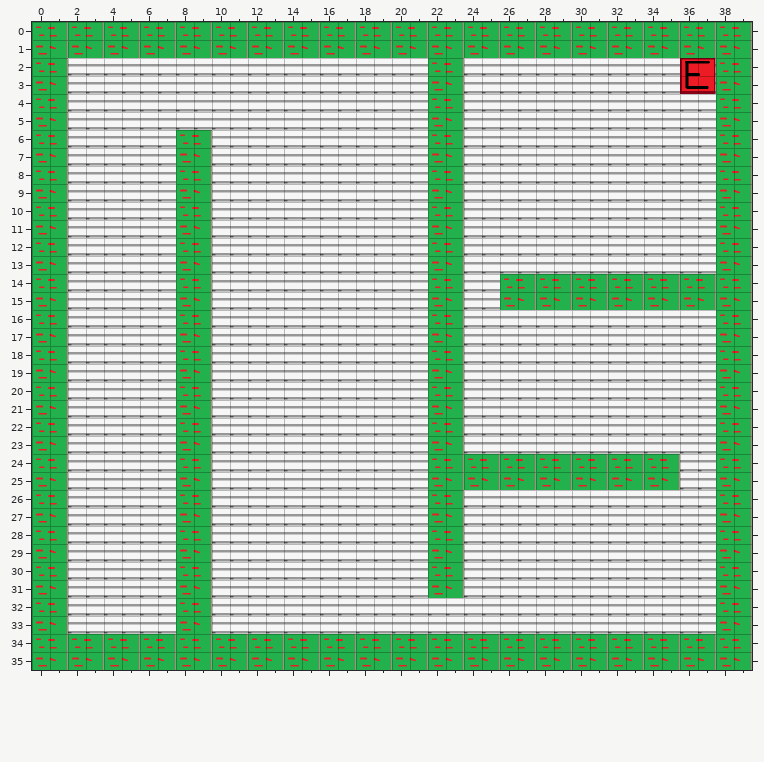
One commit to this Tiled map: maps/2.tmx. Above is the file before it was changed.
Cells are 32x32 px. Shown: x 0..39, y 0..35.
After the commit:
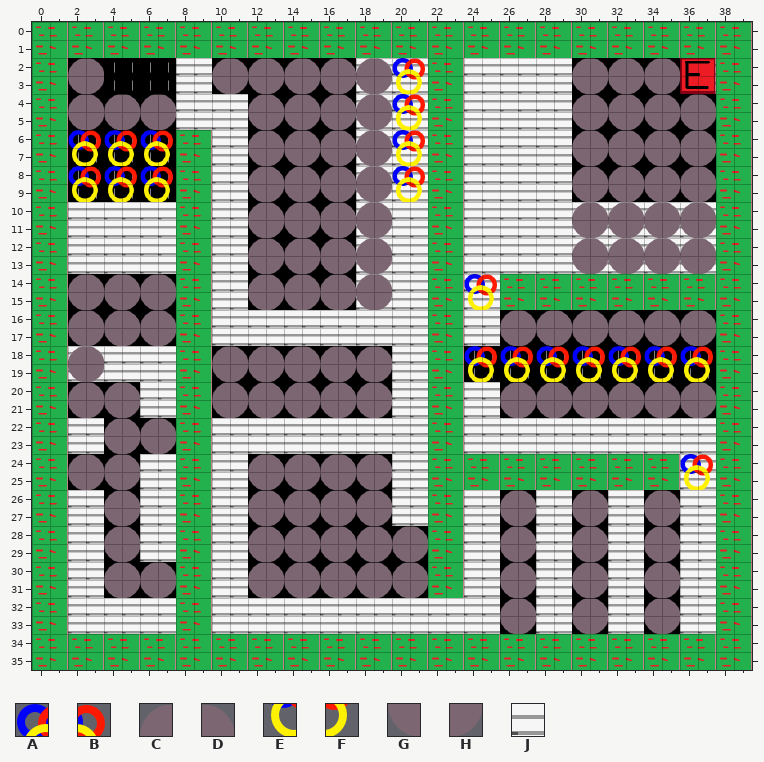
Key: from "objects": A 4, B 5, C 6, D 7, E 13, F 14, G 15, H 16; from "omnom": J 61.
_ is an empty cell, . an unchanged one.
Tiles of an added or newly shown layer are drawn over the layers below it.
From old to new:
--- layer "edible floor"
@@ x 2..37 @@
- 2 JJJJJJ..JJJJJJJJ............JJJJJJ..
- 3 JJJJJJ..JJJJJJJJ............JJJJJJ..
- 4 JJJJJJ....JJJJJJ............JJJJJJJJ
- 5 JJJJJJ....JJJJJJ............JJJJJJJJ
- 6 JJJJJJ....JJJJJJ............JJJJJJJJ
- 7 JJJJJJ....JJJJJJ............JJJJJJJJ
- 8 JJJJJJ....JJJJJJ............JJJJJJJJ
- 9 JJJJJJ....JJJJJJ............JJJJJJJJ
-10 ..........JJJJJJ....................
-11 ..........JJJJJJ....................
-12 ..........JJJJJJ....................
-13 ..........JJJJJJ....................
-14 JJJJJJ....JJJJJJ....................
-15 JJJJJJ....JJJJJJ....................
-16 JJJJJJ..................JJJJJJJJJJJJ
-17 JJJJJJ..................JJJJJJJJJJJJ
-18 ........JJJJJJJJJJ....JJJJJJJJJJJJJJ
-19 ........JJJJJJJJJJ....JJJJJJJJJJJJJJ
-20 JJJJ....JJJJJJJJJJ......JJJJJJJJJJJJ
-21 JJJJ....JJJJJJJJJJ......JJJJJJJJJJJJ
-22 ..JJJJ..............................
-23 ..JJJJ..............................
-24 JJJJ......JJJJJJJJ..................
-25 JJJJ......JJJJJJJJ..................
-26 ..JJ......JJJJJJJJ......JJ..JJ..JJ..
-27 ..JJ......JJJJJJJJ......JJ..JJ..JJ..
-28 ..JJ......JJJJJJJJJJ....JJ..JJ..JJ..
-29 ..JJ......JJJJJJJJJJ....JJ..JJ..JJ..
-30 ..JJJJ....JJJJJJJJJJ....JJ..JJ..JJ..
-31 ..JJJJ....JJJJJJJJJJ....JJ..JJ..JJ..
-32 ........................JJ..JJ..JJ..
-33 ........................JJ..JJ..JJ..
+ 2 ______..________............______..
+ 3 ______..________............______..
+ 4 ______....______............________
+ 5 ______....______............________
+ 6 ______....______............________
+ 7 ______....______............________
+ 8 ______....______............________
+ 9 ______....______............________
+10 ..........______....................
+11 ..........______....................
+12 ..........______....................
+13 ..........______....................
+14 ______....______....................
+15 ______....______....................
+16 ______..................____________
+17 ______..................____________
+18 ........__________....______________
+19 ........__________....______________
+20 ____....__________......____________
+21 ____....__________......____________
+22 ..____..............................
+23 ..____..............................
+24 ____......________..................
+25 ____......________..................
+26 ..__......________......__..__..__..
+27 ..__......________......__..__..__..
+28 ..__......__________....__..__..__..
+29 ..__......__________....__..__..__..
+30 ..____....__________....__..__..__..
+31 ..____....__________....__..__..__..
+32 ........................__..__..__..
+33 ........................__..__..__..
--- layer "items" (added)
@@ x 2..37 @@
- 2 __......____________........______..
- 3 __......____________........______..
- 4 ______....__________........________
- 5 ______....__________........________
- 6 ______....__________........________
- 7 ______....__________........________
- 8 ______....__________........________
- 9 ______....__________........________
-10 ..........________..........________
-11 ..........________..........________
-12 ..........________..........________
-13 ..........________..........________
-14 ______....________....__............
-15 ______....________....__............
-16 ______..................____________
-17 ______..................____________
-18 __......__________....______________
-19 __......__________....______________
-20 ____....__________......____________
-21 ____....__________......____________
-22 ..____..............................
-23 ..____..............................
-24 ____......________................__
-25 ____......________................__
-26 ..__......________......__..__..__..
-27 ..__......________......__..__..__..
-28 ..__......__________....__..__..__..
-29 ..__......__________....__..__..__..
-30 ..____....__________....__..__..__..
-31 ..____....__________....__..__..__..
-32 ........................__..__..__..
-33 ........................__..__..__..
+ 2 CD......CDCDCDCDCDAB........CDCDCD..
+ 3 GH......GHGHGHGHGHEF........GHGHGH..
+ 4 CDCDCD....CDCDCDCDAB........CDCDCDCD
+ 5 GHGHGH....GHGHGHGHEF........GHGHGHGH
+ 6 ABABAB....CDCDCDCDAB........CDCDCDCD
+ 7 EFEFEF....GHGHGHGHEF........GHGHGHGH
+ 8 ABABAB....CDCDCDCDAB........CDCDCDCD
+ 9 EFEFEF....GHGHGHGHEF........GHGHGHGH
+10 ..........CDCDCDCD..........CDCDCDCD
+11 ..........GHGHGHGH..........GHGHGHGH
+12 ..........CDCDCDCD..........CDCDCDCD
+13 ..........GHGHGHGH..........GHGHGHGH
+14 CDCDCD....CDCDCDCD....AB............
+15 GHGHGH....GHGHGHGH....EF............
+16 CDCDCD..................CDCDCDCDCDCD
+17 GHGHGH..................GHGHGHGHGHGH
+18 CD......CDCDCDCDCD....ABABABABABABAB
+19 GH......GHGHGHGHGH....EFEFEFEFEFEFEF
+20 CDCD....CDCDCDCDCD......CDCDCDCDCDCD
+21 GHGH....GHGHGHGHGH......GHGHGHGHGHGH
+22 ..CDCD..............................
+23 ..GHGH..............................
+24 CDCD......CDCDCDCD................AB
+25 GHGH......GHGHGHGH................EF
+26 ..CD......CDCDCDCD......CD..CD..CD..
+27 ..GH......GHGHGHGH......GH..GH..GH..
+28 ..CD......CDCDCDCDCD....CD..CD..CD..
+29 ..GH......GHGHGHGHGH....GH..GH..GH..
+30 ..CDCD....CDCDCDCDCD....CD..CD..CD..
+31 ..GHGH....GHGHGHGHGH....GH..GH..GH..
+32 ........................CD..CD..CD..
+33 ........................GH..GH..GH..
